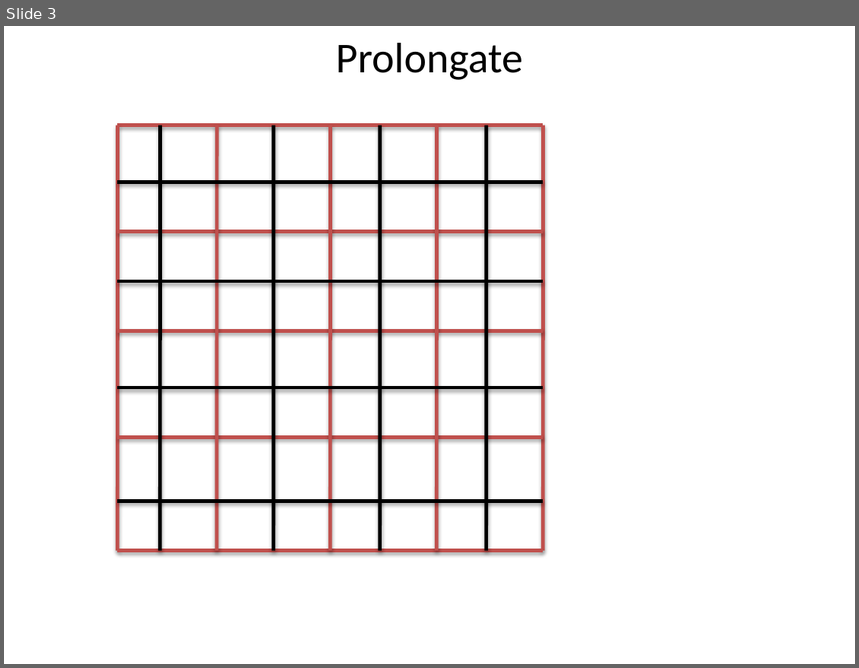
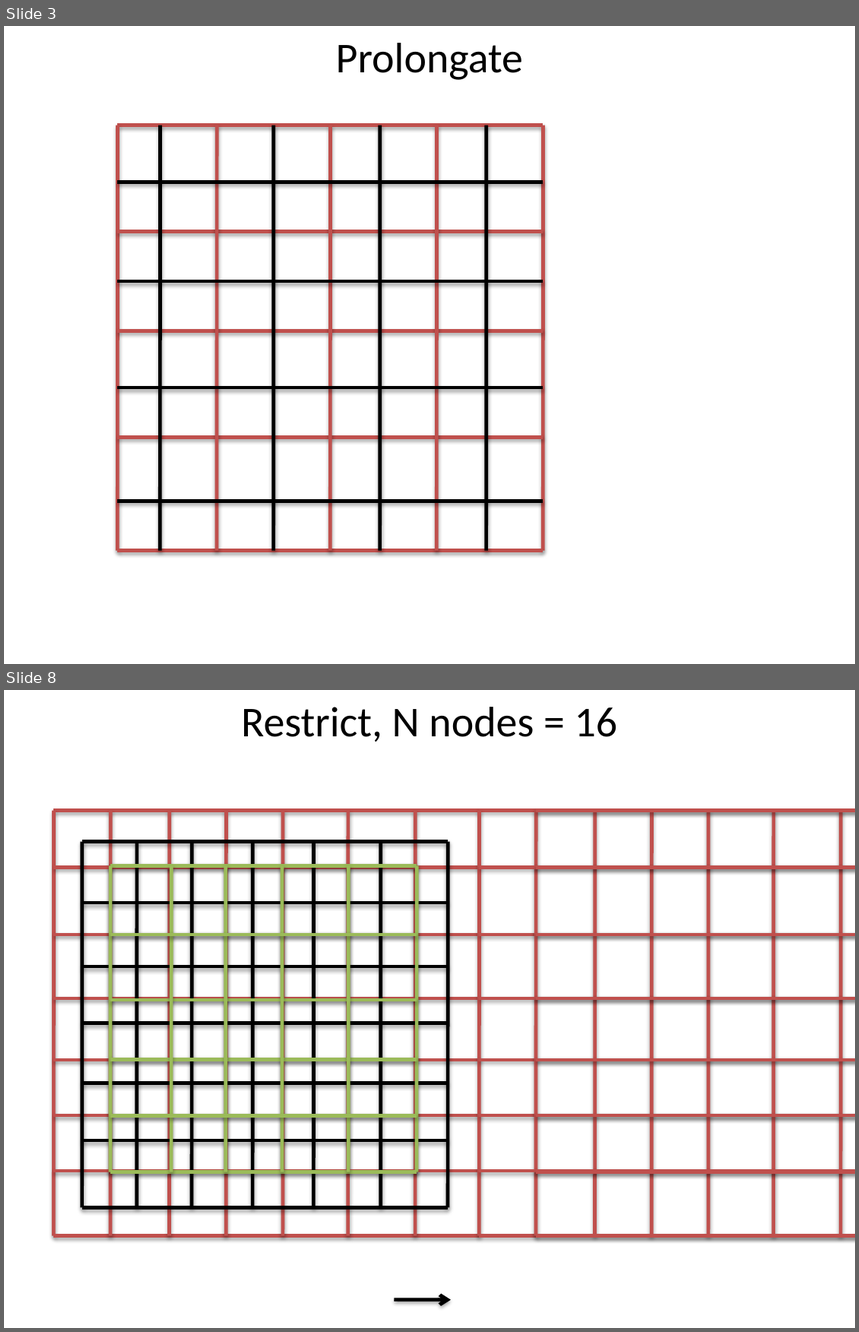
Before and after one commit to charleskawczynski/MOONS, a slide deck: __documentation/Solvers/Poisson Solver/grid.pptx. Shown one above the other, each under a label of ours: slide 3 before the commit, slides 3 and 8 after it; the slides between them are not shown. The pictures are 859x668 and 859x1332 pixels, drawn with LibreOffice and Linux fonts; fonts in the diff are those of the drawing. Boxes give left, top, right and bottom in pixels: in the first picture for what was removed or moved away, otherwise in the second. Text is boxed around its words. In the diff, an @@ line names an element or a change of style, - is before the commit and + after.

Commit message:
Added the coordinates and grid class with restrict routines for MG. 3D ADI has been tested for 3D cosine modes. About to try to remove griddata from all routines inside MHDSolver. Added documentation.

```diff
--- a/__documentation/Solvers/Poisson Solver/grid.pptx
+++ b/__documentation/Solvers/Poisson Solver/grid.pptx
@@ slide 8 added at [4, 690, 855, 1328], background #FFFFFF @@
@@ text added at [241, 707, 618, 742], 36 pt, text #000000 @@
+Restrict, N nodes = 16
@@ group added at [53, 811, 479, 1236]: 15 lines @@
@@ group added at [479, 811, 855, 1236]: 15 lines @@
@@ group added at [110, 866, 417, 1173]: 12 lines @@
@@ group added at [82, 841, 449, 1208]: 14 lines @@
@@ group added at [536, 811, 855, 1236]: 8 lines @@
@@ arrow added from (394, 1300) to (451, 1300), #000000 3 pt @@
```
Also in this commit, not shown: 3 slides changed, 3 other slides added, 33 other files.
